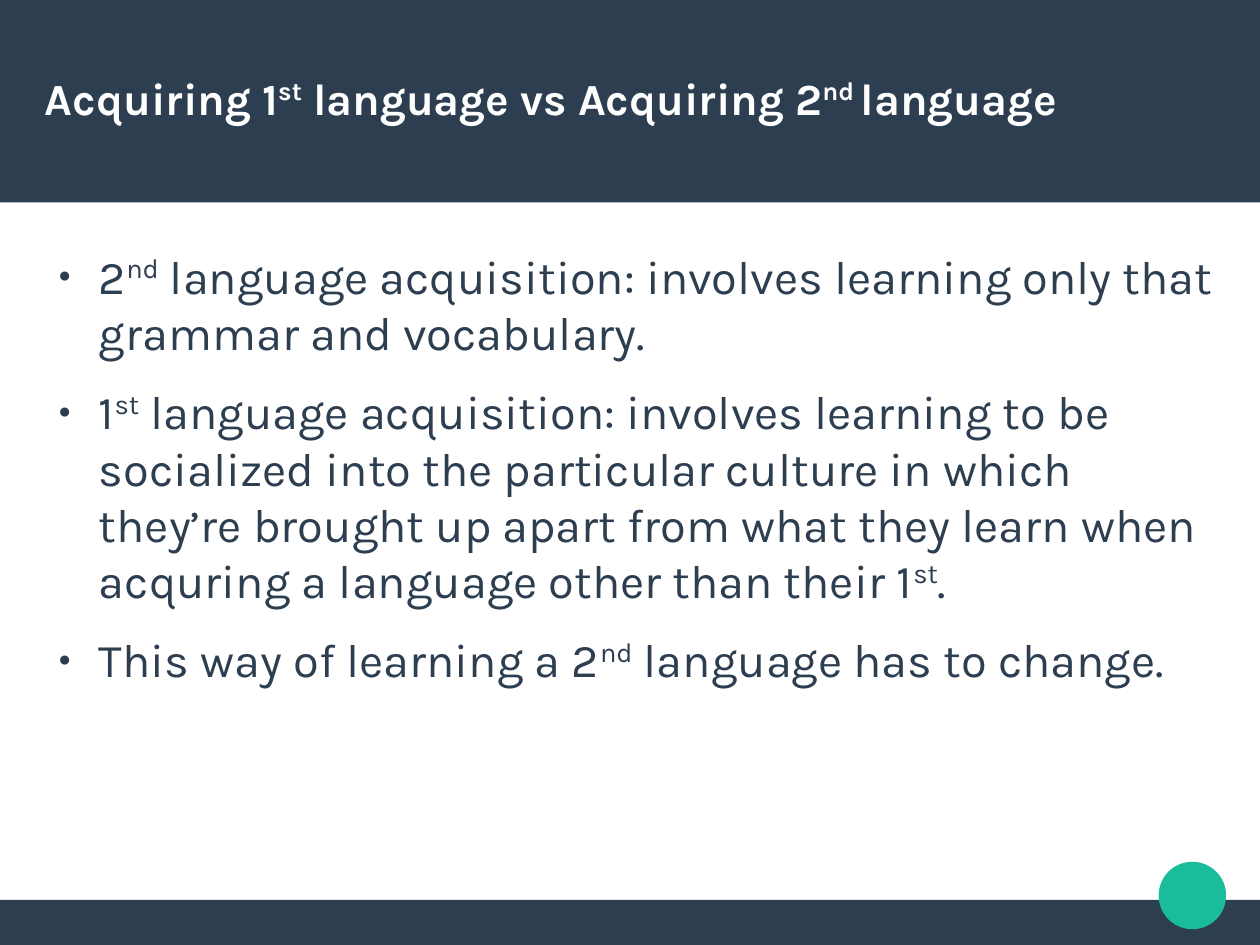
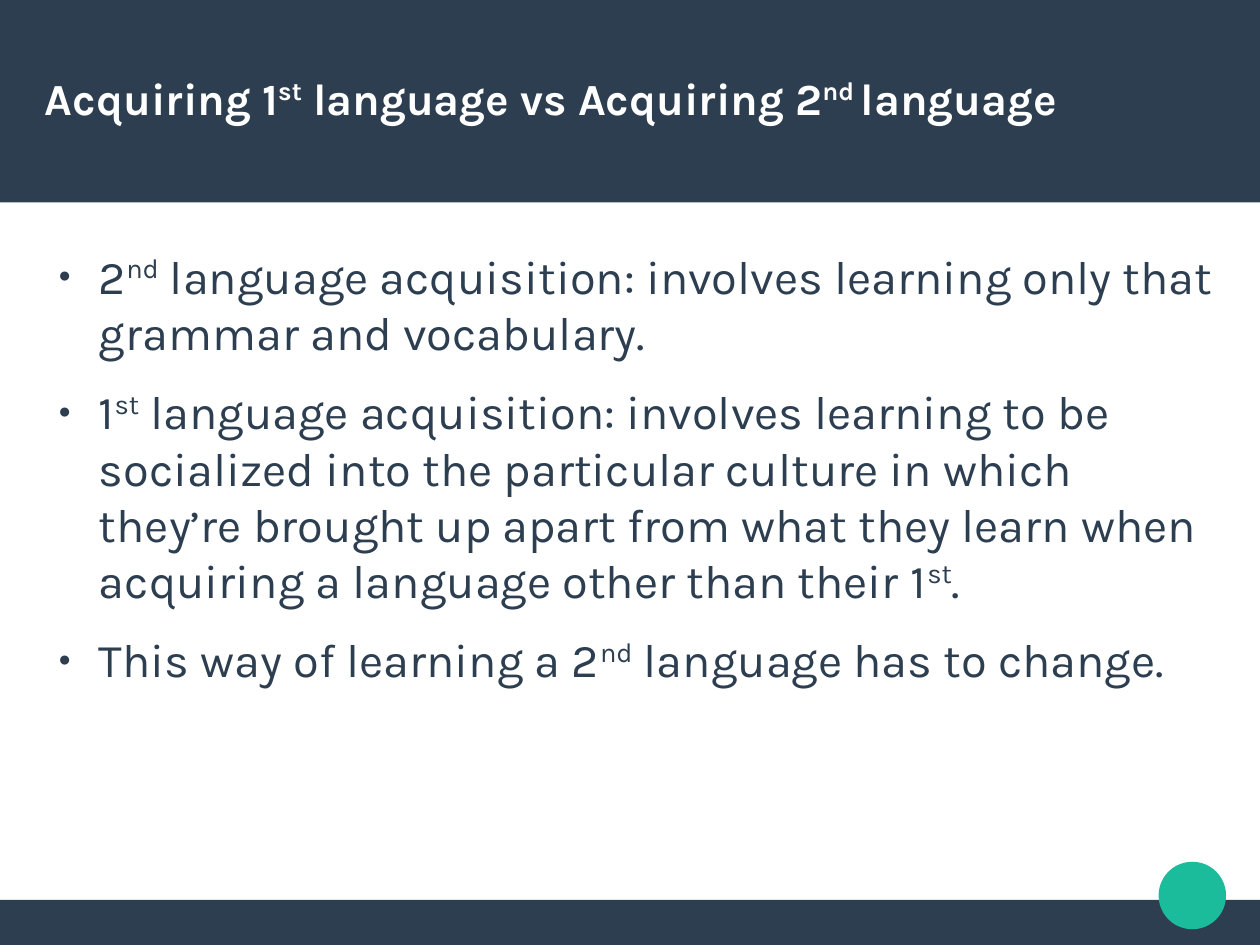
Before and after one commit to abhigyanghosh30/Linguistics-NOte, a slide deck: slide 10 of Presentations/Tingu paper presentation.odp (slide 9 before the commit). Drawn at 1260x945 pixels with LibreOffice and Linux fonts; fonts in the diff are those of the drawing. Boxes give left, top, right and bottom in pixels: in the first picture for what was removed or moved away, otherwise in the second. Text is boxed around its words. In the diff, an @@ line names an element or a change of style, - is before the commit and + after.

```diff
--- a/Presentations/Tingu paper presentation.odp
+++ b/Presentations/Tingu paper presentation.odp
@@ text at [99, 396, 1196, 609]: text changed @@
-● 1st language acquisition: involves learning to be socialized into the particular culture in which they’re brought up apart from what they learn when acquring a language other than their 1st.
+● 1st language acquisition: involves learning to be socialized into the particular culture in which they’re brought up apart from what they learn when acquiring a language other than their 1st.
```
Also in this commit, not shown: 9 other slides changed, 1 slide added, 2 other files.
